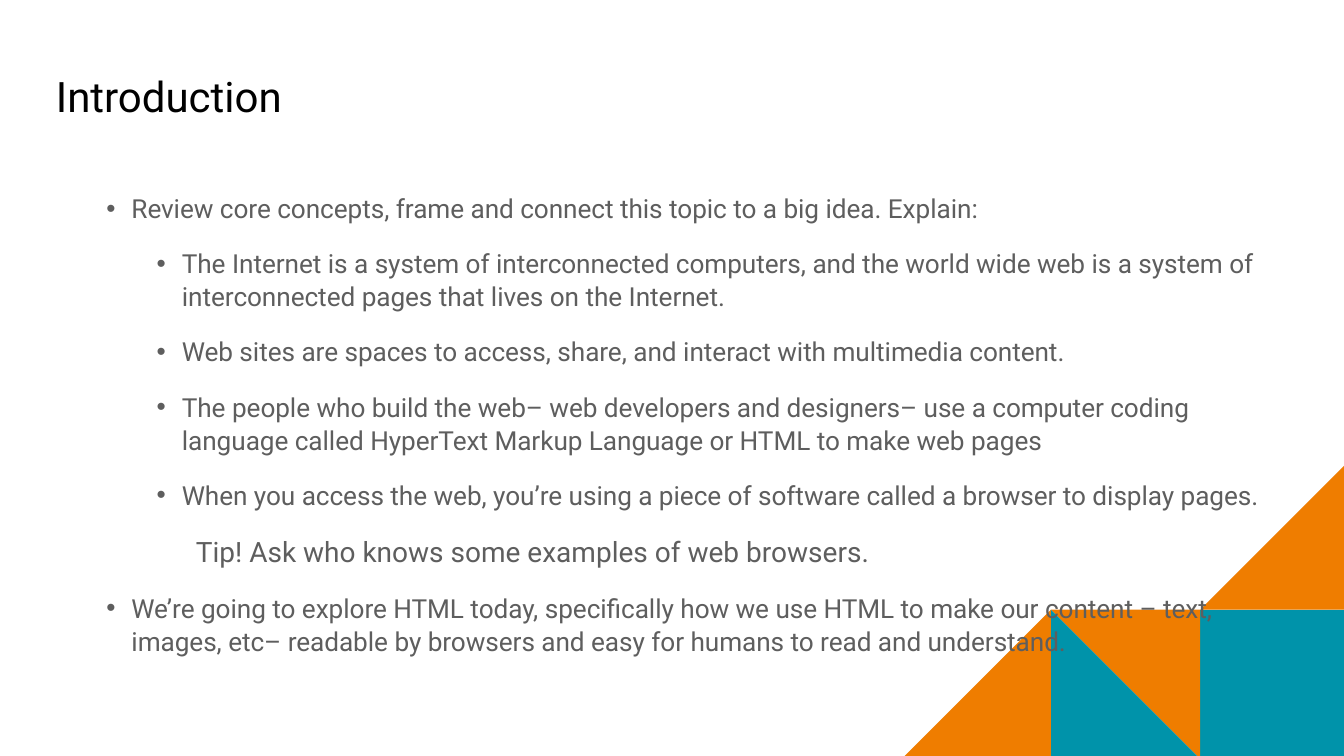
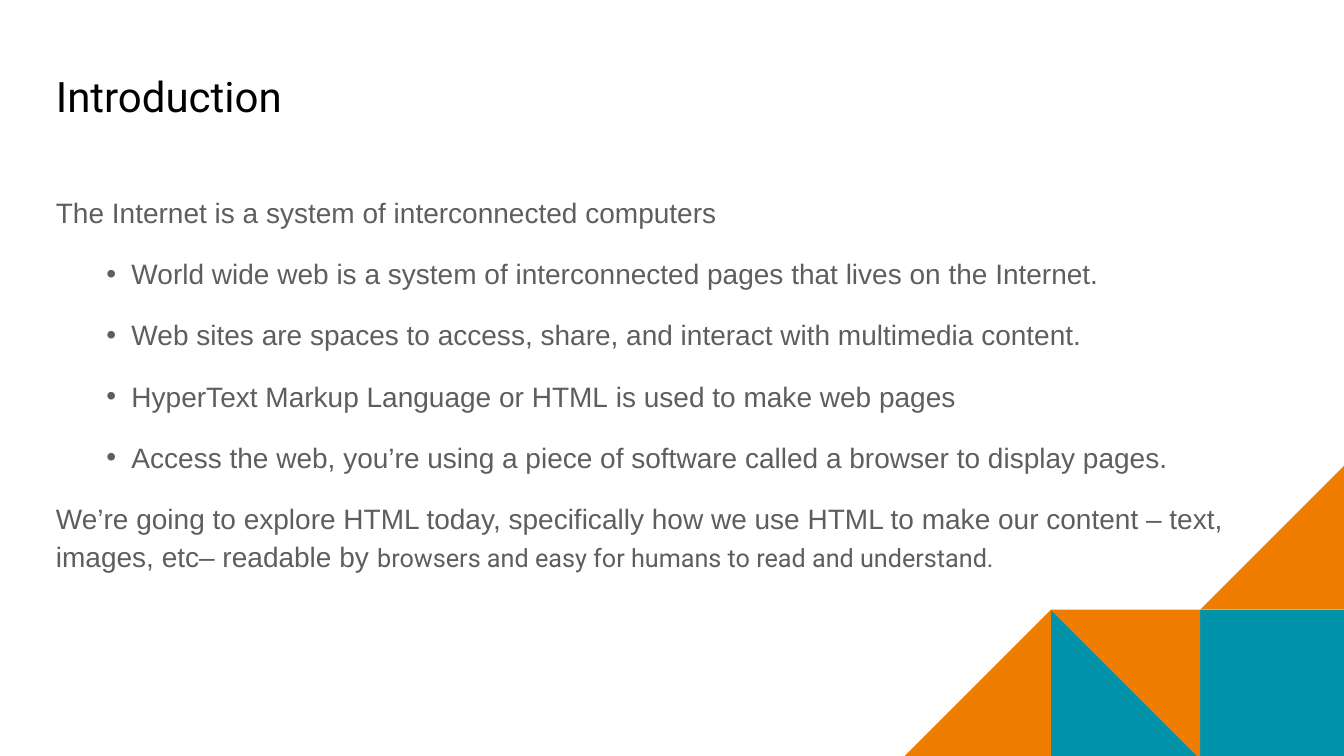
Before and after one commit to mr-eggleton/web-lit-core, a slide deck: slide 4 of final ppt/07-tagging-101.pptx. Drawn at 1344x756 pixels with LibreOffice and Linux fonts; fonts in the diff are those of the drawing; background and template pictures are left out. Boxes give left, top, right and bottom in pixels: in the first picture for what was removed or moved away, otherwise in the second. Text is boxed around its words. In the diff, an @@ line names an element or a change of style, - is before the commit and + after.

```diff
--- a/final ppt/07-tagging-101.pptx
+++ b/final ppt/07-tagging-101.pptx
@@ text at (56,202,1098,290): text changed; size 18.7 to 20 pt; font Roboto to Arial @@
-  • Review core concepts, frame and connect this topic to a big idea. Explain:
-    • The Internet is a system of interconnected computers, and the world wide web is a system of interconnected pages that lives on the Internet.
+The Internet is a system of interconnected computers
+  • World wide web is a system of interconnected pages that lives on the Internet.
@@ text at (56,324,1222,573): size 18.7 to 20 pt, font Roboto to Arial in "Web sites are spaces to access, share, ...", "We’re going to explore HTML today, specifically ..."; size 18.7 to 18 pt in "browsers and easy for humans to read ..."; list level 3 to 2 in "Web sites are spaces to ..."; line spacing 1.05 to 1.15; bullet • to none; list level 2 to 1 in "We’re going to explore HTML ..." @@
@@ text at (131,386,1167,473): text changed; size 18.7 to 20 pt; font Roboto to Arial @@
-    • The people who build the web– web developers and designers– use a computer coding language called HyperText Markup Language or HTML to make web pages
-    • When you access the web, you’re using a piece of software called a browser to display pages.
-Tip! Ask who knows some examples of web browsers.
+  • HyperText Markup Language or HTML is used to make web pages
+  • Access the web, you’re using a piece of software called a browser to display pages.
```
Also in this commit, not shown: 5 other slides changed, 5 slides added, 12 other files.
